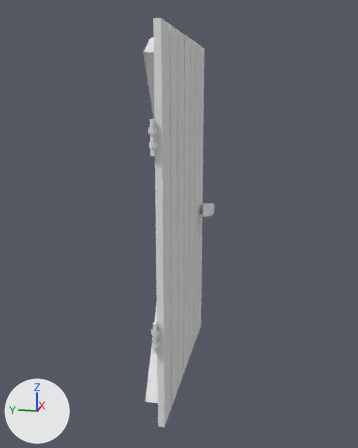
An edit to the FBX model Assets/Props/BG/Mesh/Structure/Wood/door_wood_1.fbx, drawn before and after from the same camera.
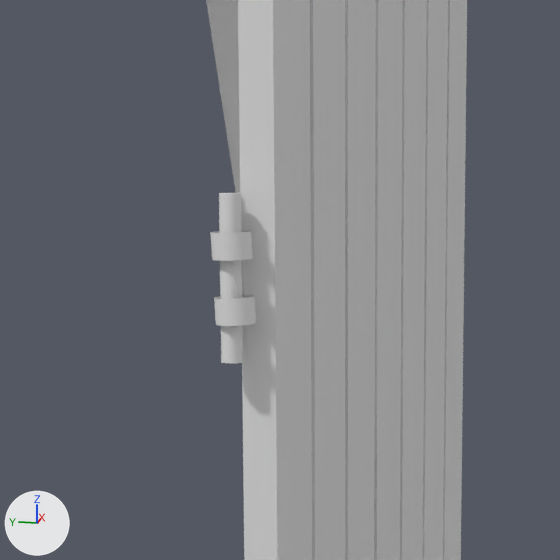
The first picture shows the older version from a 50 mm lens placed at (0.0402, -0.015, 0.0197), pointed at (0.073, -0.0084, 0.0115). The close-ups show both versions on the part from 29% to 63% of the width and 17% to 44% of the height of that picture. Lighting does not change. The marker at lower left points along +X, +Y and +Z. Where no turn or scale is listed for an object, it has been applied to the vertices.

Objects in the first close-up: 'door_wood_1', 'hinge_Door_wood_2_2'.
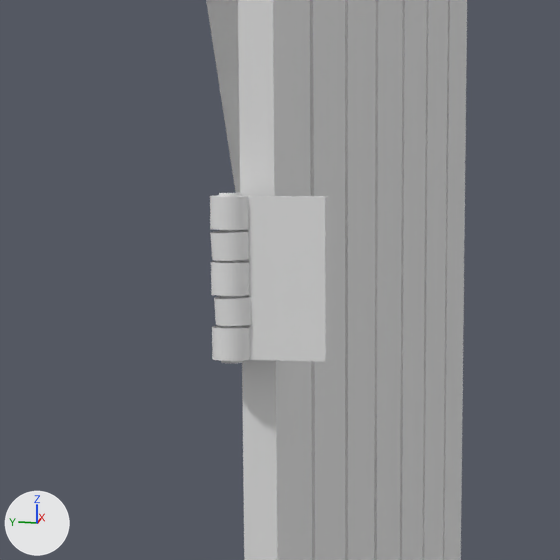
Scene script edits in JSON lines:
```json
{"op": "add", "block": "me_cylinder_003", "code": ["me_cylinder_003 = bpy.data.meshes.new('Cylinder.003')", "me_cylinder_003.from_pydata(...)  # 432 vertices, 252 faces; spans x -0.00024..0.00022, y -0.001..0.00036, z -0.01242..0.00092"]}
{"op": "add", "block": "ob_hinge_door_wood_1_1", "code": ["ob_hinge_door_wood_1_1 = bpy.data.objects.new('hinge_Door_wood_1_1', me_cylinder_003)", "ob_hinge_door_wood_1_1.location = (0.06587, -0.00853, 0.01793)"]}
```

Location of each change, (x1, y1, x2, y2) in pixels of the close-ups (560 x 560 px):
```json
{"object": "hinge_Door_wood_1_1", "change": "added", "after": [210, 195, 328, 362]}
```
